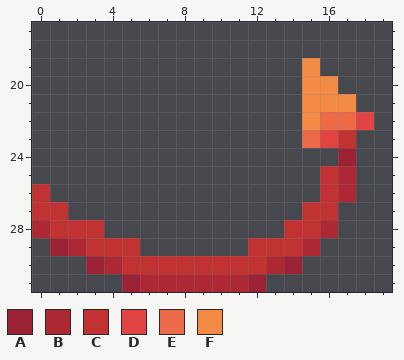
File history of a pixel-art sprite, PawTotems/assets/minecraft/optifine/cit/ostrouwka/wing.png. The picture above was drawn from the file before the commit.
The file is 32x32 pixels. Shown: x 0..19, y 17..31.
Palette (. is transparent): A #9a2234  B #ae2833  C #c13333  D #e24343  E #ed6a49  F #f48b45
New version:
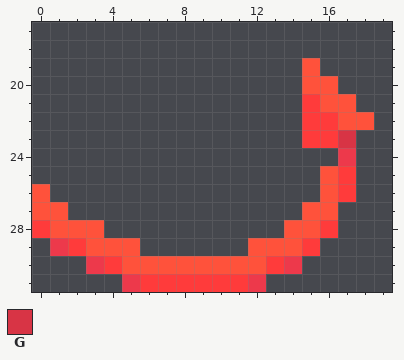
Colours new in this view: G #d83445
The edit:
colour A: #9a2234 -> #ed394b
colour B: #ae2833 -> #ff3b3b
colour C: #c13333 -> #ff523b
Changed rows in their new state; - is a pixel that keeps its letter.
first column x 15:
19 C---
20 CC--
21 BCC-
22 BBCC
23 BBG-
Boxes around the changes in both pictures, in picture pixels (x1, y1, x2, y2):
changed: (32, 58, 374, 292)
